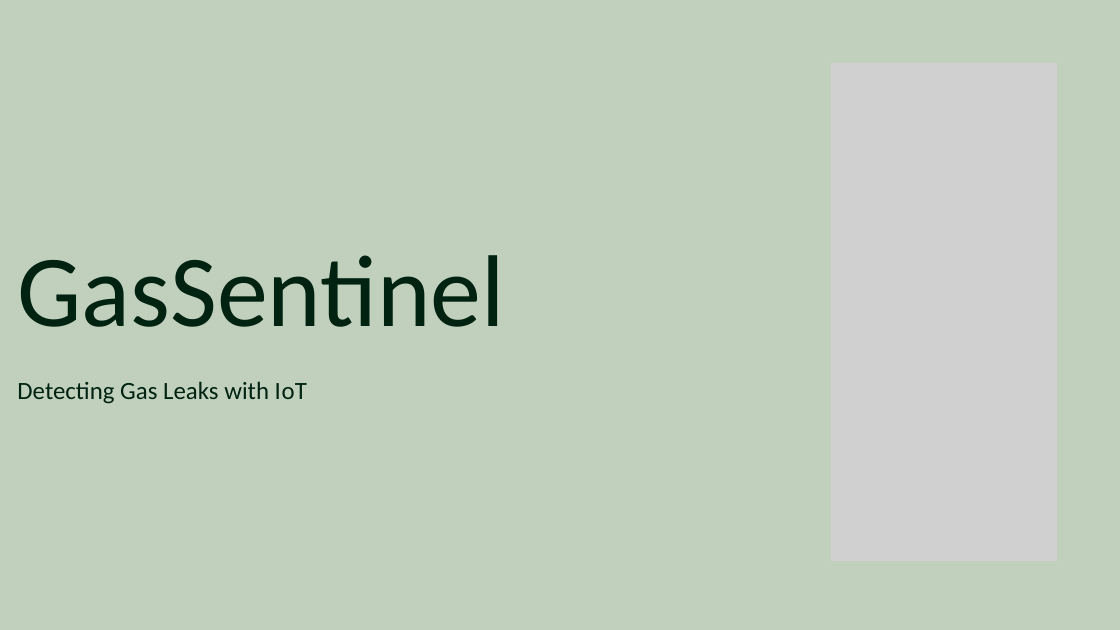
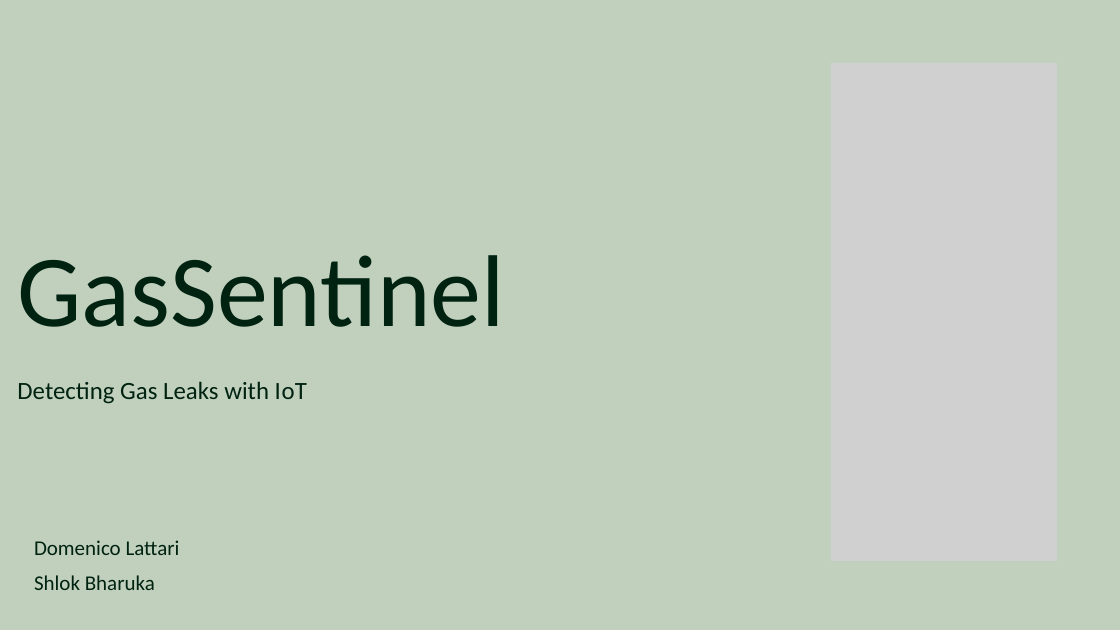
Before and after one commit to SuperM22/GasSentinel, a slide deck: slide 1 of Deliveries/GasSentinel2.pptx. Drawn at 1120x630 pixels with LibreOffice and Linux fonts; fonts in the diff are those of the drawing; grey boxes stand for pictures. Boxes give left, top, right and bottom in pixels: in the first picture for what was removed or moved away, otherwise in the second. Text is boxed around its words. In the diff, an @@ line names an element or a change of style, - is before the commit and + after.

```diff
--- a/Deliveries/GasSentinel2.pptx
+++ b/Deliveries/GasSentinel2.pptx
@@ text added at box(34, 540, 180, 590), 18 pt, text #002211 @@
+Domenico Lattari
+Shlok Bharuka
```
Also in this commit, not shown: 4 other slides changed, 1 slide removed, 1 other file.
